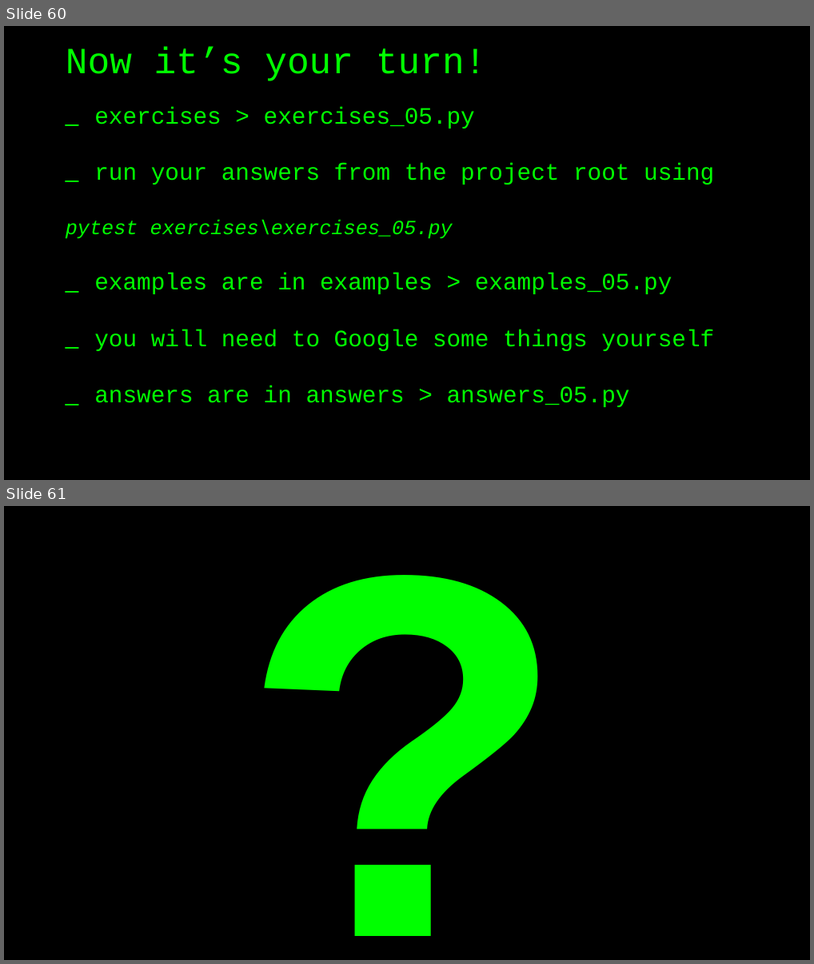
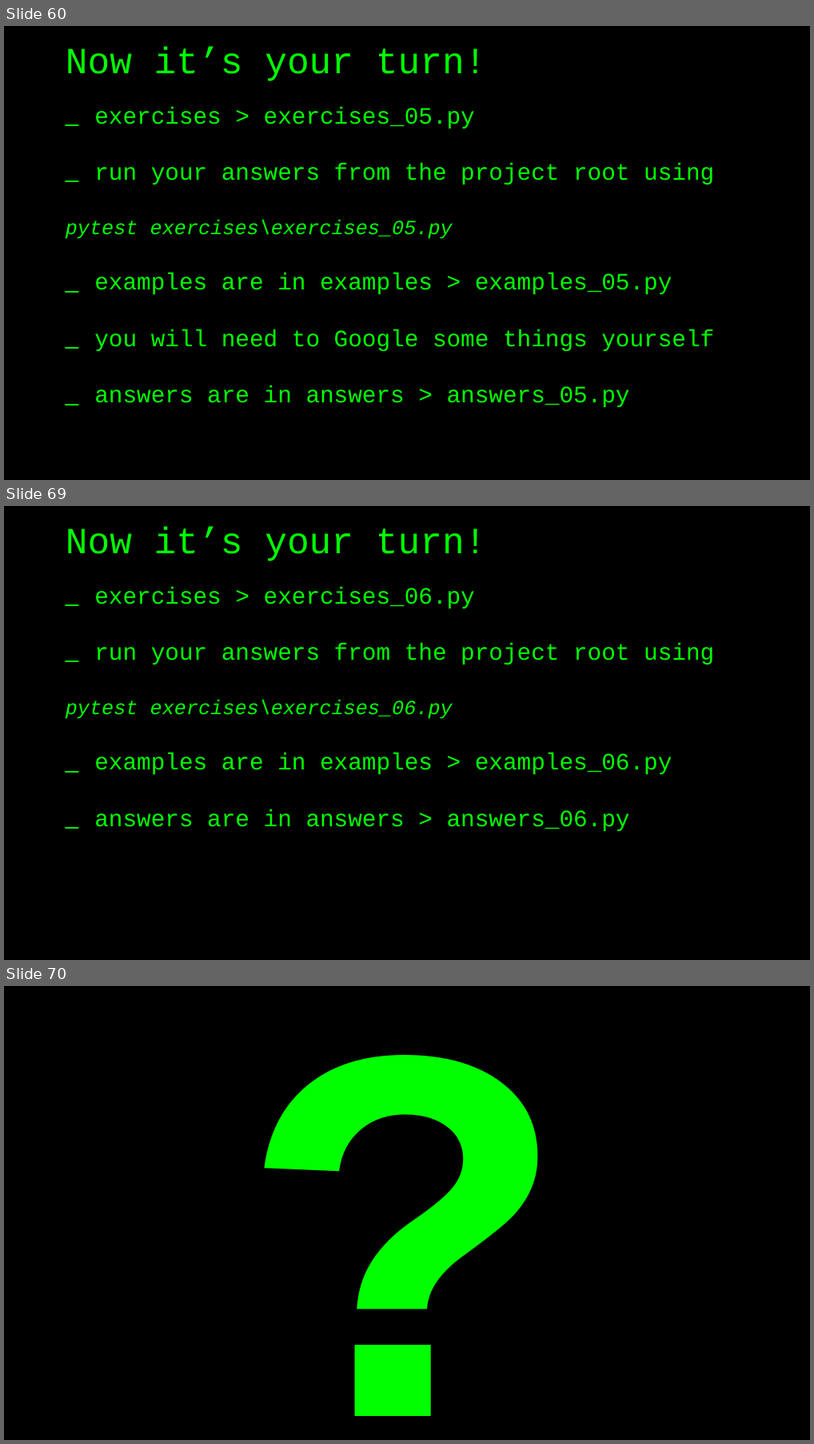
Before and after one commit to basdijkstra/requests-workshop, a slide deck: python-requests-workshop.pptx. Shown one above the other, each under a label of ours: slides 60 and 61 before the commit, slides 60, 69 and 70 after it; the slides between them are not shown. The pictures are 814x964 and 814x1444 pixels, drawn with LibreOffice and Linux fonts; fonts in the diff are those of the drawing. Boxes give left, top, right and bottom in pixels: in the first picture for what was removed or moved away, otherwise in the second. Text is boxed around its words. In the diff, an @@ line names an element or a change of style, - is before the commit and + after.

Commit message:
Dependency version bumps and new exercise series on mocking with responses

```diff
--- a/python-requests-workshop.pptx
+++ b/python-requests-workshop.pptx
@@ slide 69 added at (4,506,810,960), background #000000 @@
@@ title added at (66,528,487,561), 44 pt, text #00FF00 @@
+Now it’s your turn!
@@ text added at (66,587,714,831), 28 pt, text #00FF00 @@
+_ exercises > exercises_06.py
+_ run your answers from the project root using
+pytest exercises\exercises_06.py
+_ examples are in examples > examples_06.py
+_ answers are in answers > answers_06.py
@@ what was slide 61 is now slide 70 @@
```
Also in this commit, not shown: 8 other slides added, 6 other files.
